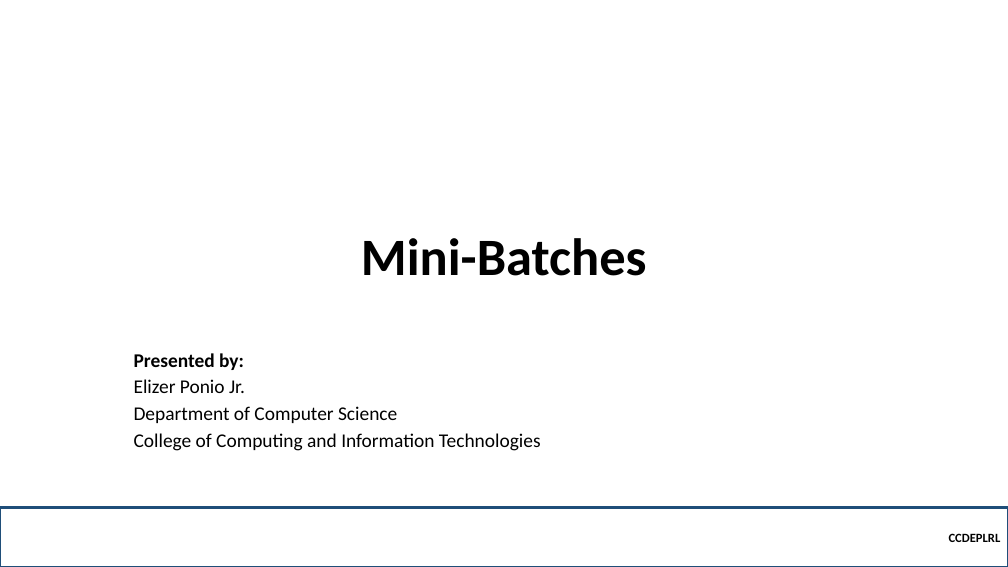
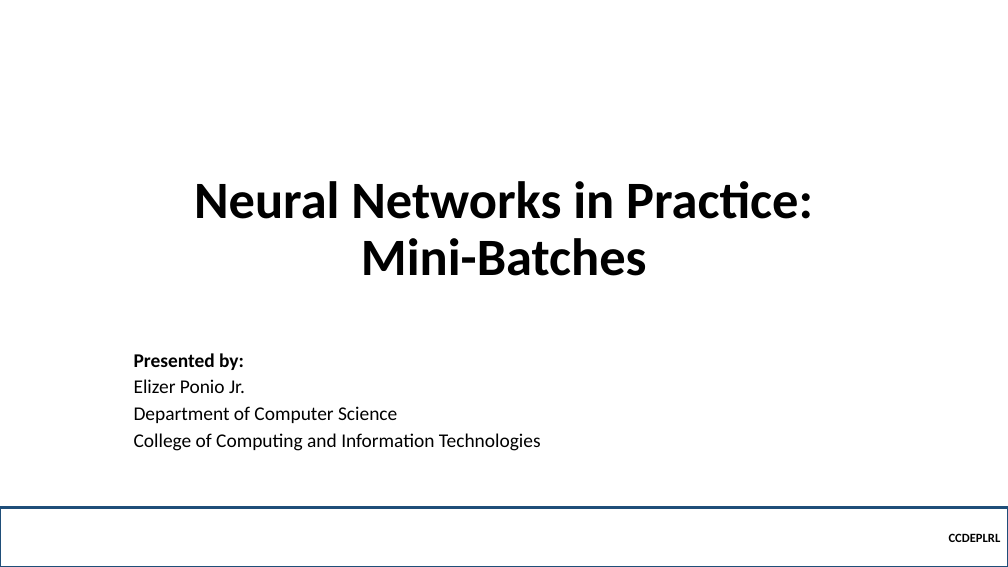
Before and after one commit to robitussin/CCDEPLRL, a slide deck: slide 1 of Week 3 - Neural Networks in Practice/Mini-Batches.pptx. Drawn at 1008x567 pixels with LibreOffice and Linux fonts; fonts in the diff are those of the drawing; background and template pictures are left out. Boxes give left, top, right and bottom in pixels: in the first picture for what was removed or moved away, otherwise in the second. Text is boxed around its words. In the diff, an @@ line names an element or a change of style, - is before the commit and + after.

```diff
--- a/Week 3 - Neural Networks in Practice/Mini-Batches.pptx
+++ b/Week 3 - Neural Networks in Practice/Mini-Batches.pptx
@@ title at <box>194,181,813,276</box>: text changed @@
-Mini-Batches
+Neural Networks in Practice: Mini-Batches
```
Also in this commit, not shown: 1 other slide changed, 8 slides added.
